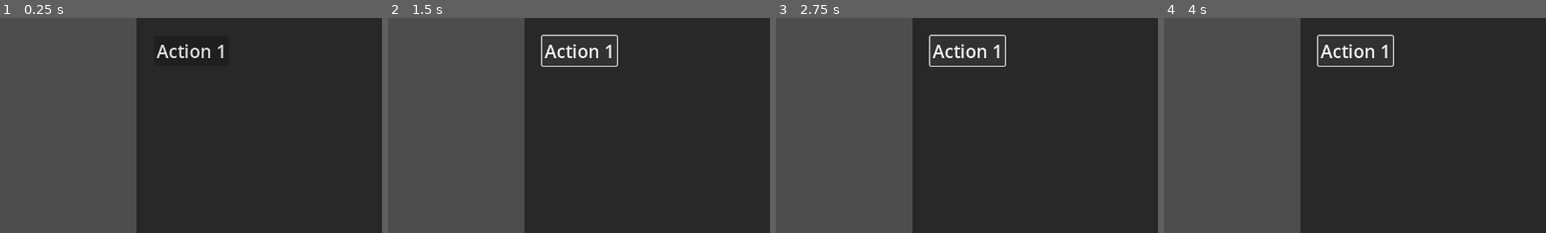
Above: before the commit, frames 1-4 (left to right).
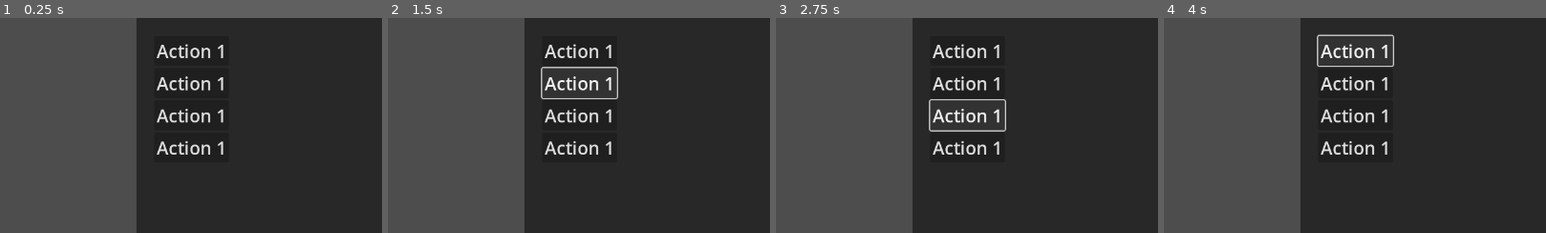
Above: after the commit, the same moments.

Repository: dwatsonlisd/Godot-Text-Based-Adventure-Test
Game: Godot game, scene res://Scenes/game_screen.tscn
The game is run twice, just before and just after one commit, with the same random seed, the same clock (stepped at 60 frames per second) and the same inputs.
Inputs:
- Up to frame 1 (0.25 s): no input
- Up to frame 2 (1.5 s): click "Action 1" at 0.5 s; click "Action 1" at 1.25 s
- Up to frame 3 (2.75 s): click "Action 1" at 2 s
- Up to frame 4 (4 s): click "Action 1" at 2.75 s; click "Action 1" at 3.5 s
The pictures show only the part of the screen within x 49-99%, y 0-50%; the shares and areas given below are measured in that part.

The runs differ from the first frame. In frame 1, 1.4% of the frame differs, in the area x 41-59%, y 27-64%; in frame 2, 2.3%; in frame 3, 2.3%, in the area x 40-61%, y 7-64%; in frame 4, 1.4%.

Commit message:
updated button nodes

Diff:
--- a/Scenes/game_screen.tscn
+++ b/Scenes/game_screen.tscn
@@ -44,11 +44,30 @@
 grow_horizontal = 0
 color = Color(0, 0, 0, 0.478431)
 
-[node name="Button" type="Button" parent="Text/Commands"]
+[node name="VBoxContainer" type="VBoxContainer" parent="Text/Commands"]
 layout_mode = 0
 offset_left = 30.0
 offset_top = 30.0
-offset_right = 79.0
-offset_bottom = 80.0
+offset_right = 155.0
+offset_bottom = 242.0
+alignment = 1
+
+[node name="Button" type="Button" parent="Text/Commands/VBoxContainer"]
+layout_mode = 2
 theme_override_font_sizes/font_size = 30
 text = "Action 1"
+
+[node name="Button2" type="Button" parent="Text/Commands/VBoxContainer"]
+layout_mode = 2
+theme_override_font_sizes/font_size = 30
+text = "Action 1"
+
+[node name="Button3" type="Button" parent="Text/Commands/VBoxContainer"]
+layout_mode = 2
+theme_override_font_sizes/font_size = 30
+text = "Action 1"
+
+[node name="Button4" type="Button" parent="Text/Commands/VBoxContainer"]
+layout_mode = 2
+theme_override_font_sizes/font_size = 30
+text = "Action 1"
